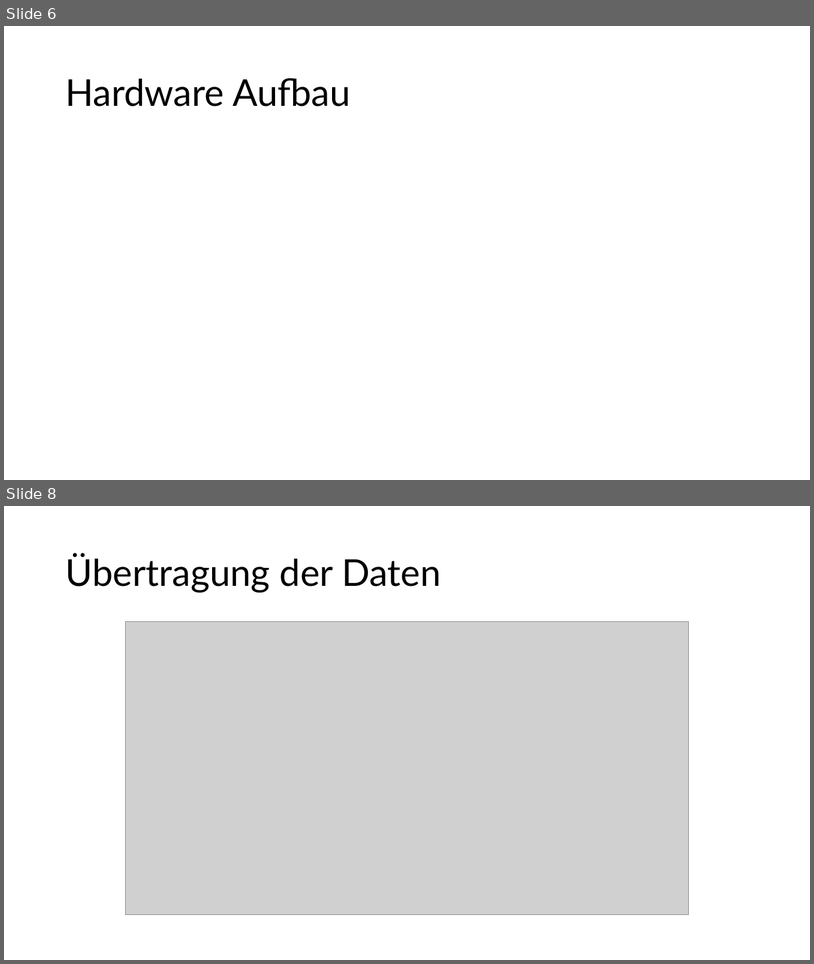
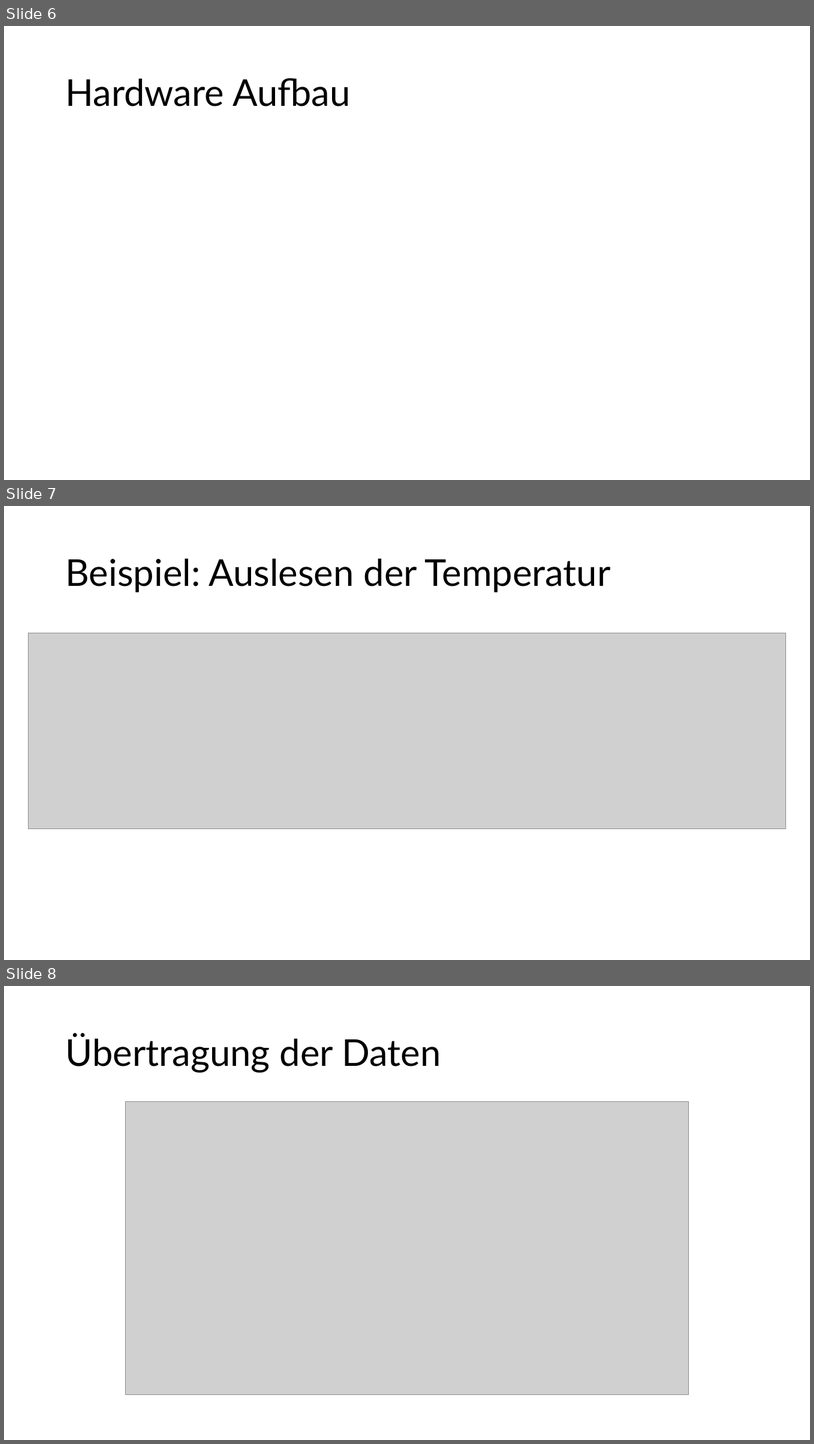
Before and after one commit to wh1tewid0w/summerschool2017, a slide deck: presentations/projectfinal-04-08-17.pptx. Shown one above the other, each under a label of ours: slides 6 and 8 before the commit, slides 6, 7 and 8 after it; the slides between them are not shown. The pictures are 814x964 and 814x1444 pixels, drawn with LibreOffice and Linux fonts; fonts in the diff are those of the drawing; grey boxes stand for pictures; background and template pictures are left out. Boxes give left, top, right and bottom in pixels: in the first picture for what was removed or moved away, otherwise in the second. Text is boxed around its words. In the diff, an @@ line names an element or a change of style, - is before the commit and + after.

```diff
--- a/presentations/projectfinal-04-08-17.pptx
+++ b/presentations/projectfinal-04-08-17.pptx
@@ slide 7 added at [4,506,810,960], background #FFFFFF @@
@@ title added at [65,558,611,592], 44 pt, text #000000 @@
+Beispiel: Auslesen der Temperatur
@@ picture added at [28,633,786,829] @@
```
Also in this commit, not shown: 2 slides changed, 3 other slides added, 2 slides removed.
